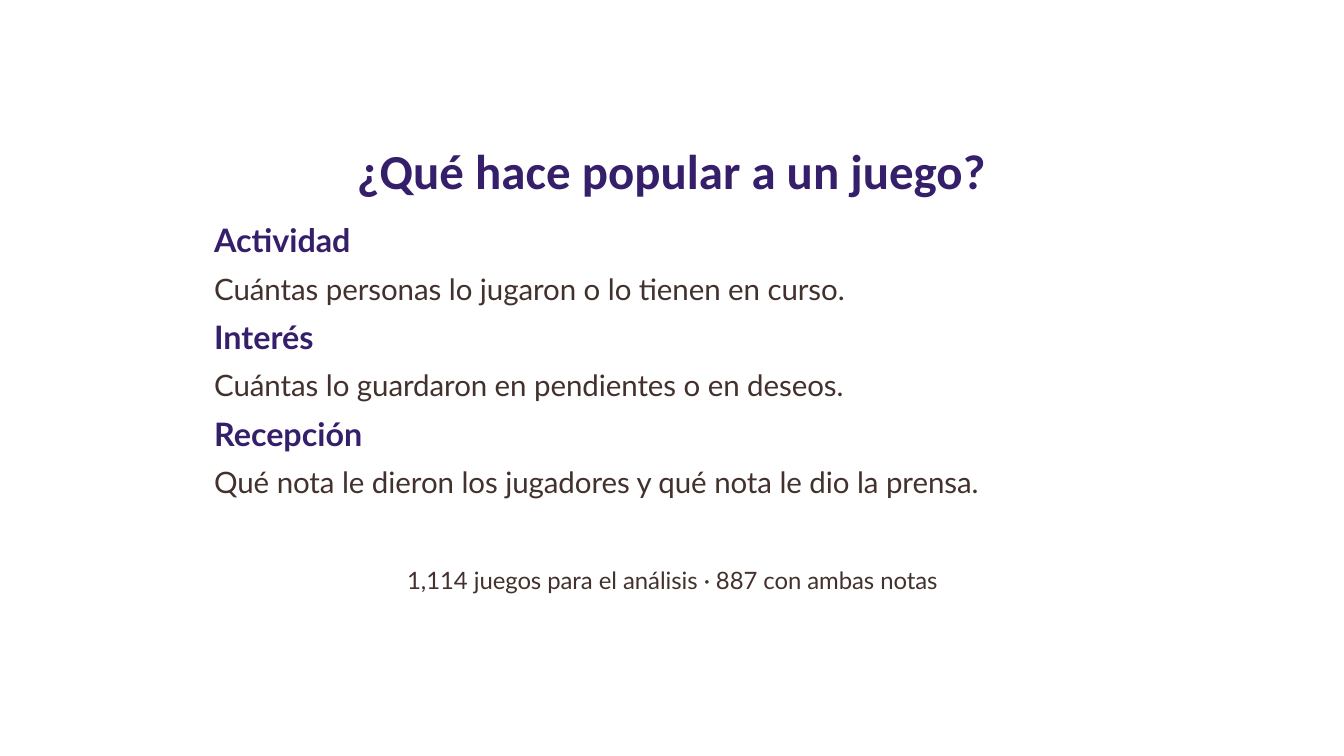
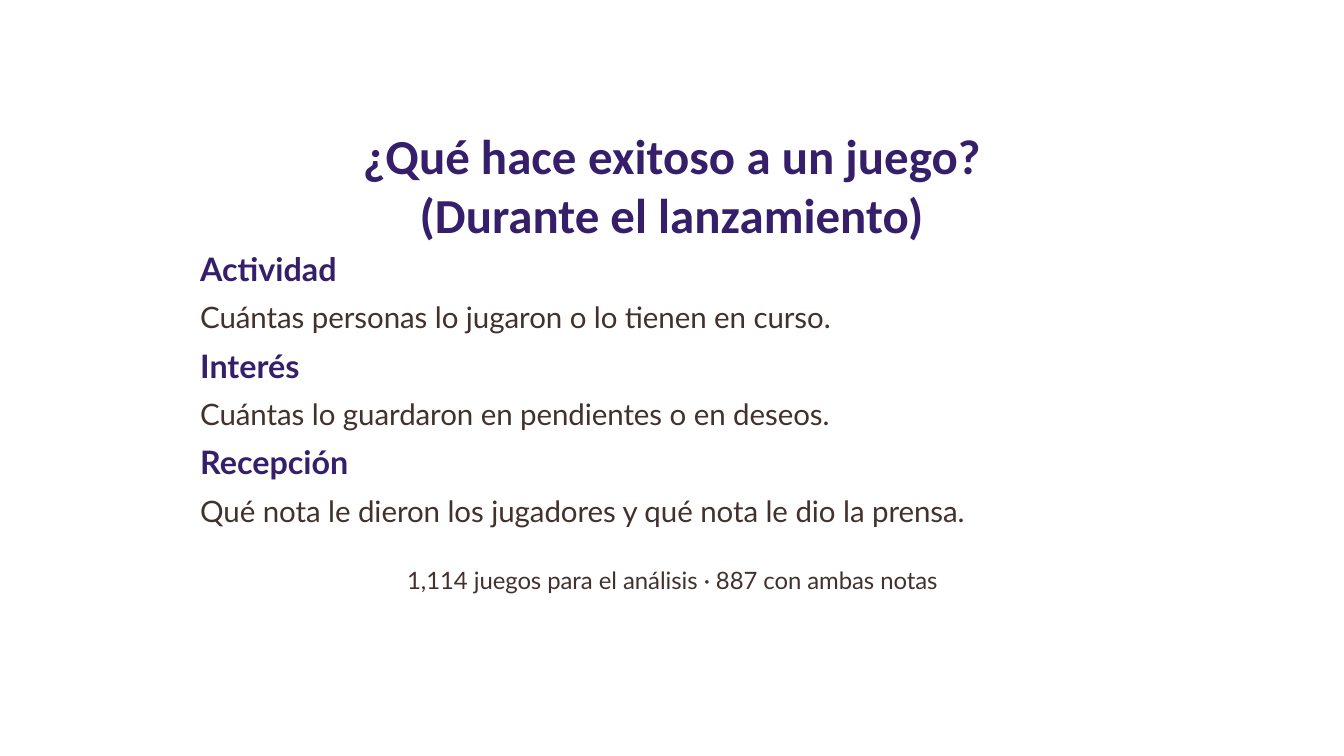
Before and after one commit to AngelHusielLaraHernandez/ProyectoMineria, a slide deck: slide 3 of Presentacion/Observatorio de Videojuegos.pptx (slide 2 before the commit). Drawn at 1344x756 pixels with LibreOffice and Linux fonts; fonts in the diff are those of the drawing; background and template pictures are left out. Boxes give left, top, right and bottom in pixels: in the first picture for what was removed or moved away, otherwise in the second. Text is boxed around its words. In the diff, an @@ line names an element or a change of style, - is before the commit and + after.

```diff
--- a/Presentacion/Observatorio de Videojuegos.pptx
+++ b/Presentacion/Observatorio de Videojuegos.pptx
@@ text at (363,139,980,240): text changed @@
-¿Qué hace popular a un juego?
+¿Qué hace exitoso a un juego?
+(Durante el lanzamiento)
@@ 6 texts: place and size @@
-6 texts at (214,228,979,498)
+6 texts at (200,257,965,527)
```
Also in this commit, not shown: 1 slide added, 2 slides removed, 3 other files.
